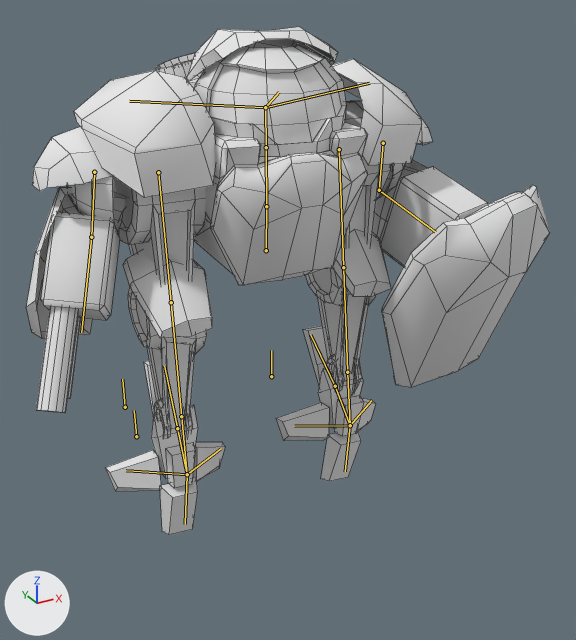
The Blender file client/Assets/Models/Units/BlendModels/PewPew.blend, before and after one commit.
Before and after are seen from a camera (50 mm lens) standing at (-9.31, -17.26, 16.01) and looking at (0.14, -0.09, 7.42). Lighting does not change. The marker at lower left points along +X, +Y and +Z. Both versions are drawn at frame 260 of the action 'Idle_00'; the numbers are the values there. The bones that bend it are drawn over the model as lines. Mesh edges are drawn as thin lines.
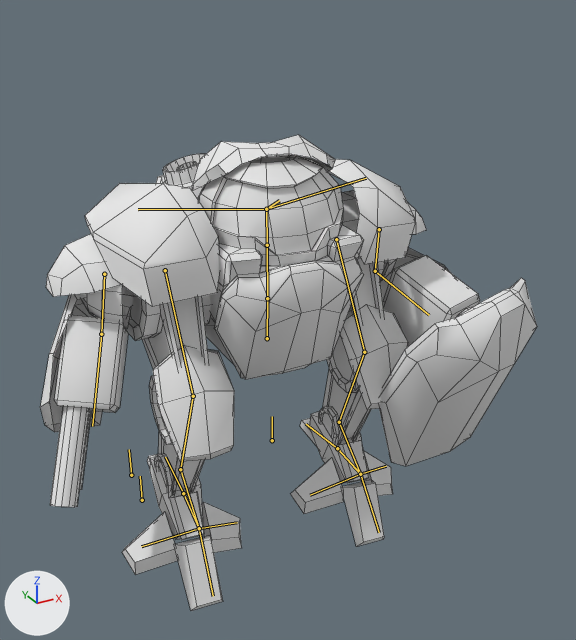
What the commit changed:
Bone 'spine' (bone_spine) moves from (-0.05, 5.63, -0.22) to (-0.03, 3.03, -0.12).
Bone 'R_leg.R' (bone_r_leg_r) moves from (0.59, -3.42, -4.59) to (0.45, -1.82, -2.55).
Bone 'R_leg_toe_back2' (bone_r_leg_toe_back2) turns from (0, 0, 0) to (-5, 0, 0) degrees about its own x, y and z.
Bone 'R-leg3.ik' (bone_r_leg3_ik) moves from (-0.1, -0.03, -0.29) to (0.21, 0.55, 0.15).
Bone 'R_arm.R' (bone_r_arm_r) moves from (0.43, -0.11, 5.82) to (0.43, -0.11, 3.22).
Bone 'R_leg.L' (bone_r_leg_l) moves from (-0.63, -3.42, -4.65) to (-0.49, -1.82, -2.61).
Bone 'L_leg_toe_back2' (bone_l_leg_toe_back2) turns from (0, 0, 0) to (-3, 0, 0) degrees about its own x, y and z.
Bone 'L-leg3.ik' (bone_l_leg3_ik) moves from (-0.1, 0.14, -0.39) to (-0.39, 0.58, 0.0).
Bone 'R_arm.L' (bone_r_arm_l) moves from (-0.17, -5.69, 0.07) to (-0.27, -3.09, 0.08).
Bone 'ankle_target.R' (bone_ankle_target_r) moves from (0.37, 0.1, -0.13) to (0.37, -2.5, -0.13).
Bone 'elbow_target.R' (bone_elbow_target_r) moves from (1.44, -0.97, -0.04) to (1.44, -3.56, -0.04).
Bone 'elbow_target.L' (bone_elbow_target_l) moves from (-2.48, -1.19, 0.0) to (-2.48, -3.79, 0.0).
Bone 'R_arm2.001' (bone_r_arm2_001) moves from (1.15, -3.82, 0.69) to (1.15, -1.24, 0.38).
Bone 'L_arm2.001' (bone_l_arm2_001) moves from (-0.73, -4.88, 0.7) to (-0.73, -2.3, 0.39).

Boxes [x1, y1, x2, y2] around the edits, measured in the pictures (576 x 640 px):
'mesh02', posed (6% shorter): before [26, 27, 550, 535]; after [40, 135, 537, 611]
bone 'spine', root to tip: before (266, 250) to (266, 206); after (267, 338) to (267, 298)
bone 'R_leg.R', root to tip: before (158, 172) to (171, 302); after (165, 270) to (193, 396)
bone 'R_leg_toe_back2', root to tip: before (177, 428) to (164, 366); after (183, 493) to (165, 457)
bone 'R_arm.R', root to tip: before (94, 172) to (91, 237); after (104, 274) to (101, 334)
bone 'R_leg.L', root to tip: before (339, 149) to (343, 267); after (336, 239) to (364, 352)
bone 'L_leg_toe_back2', root to tip: before (335, 386) to (310, 334); after (337, 448) to (306, 424)
bone 'R_arm.L', root to tip: before (383, 143) to (379, 190); after (379, 229) to (375, 271)
bone 'ankle_target.R', root to tip: before (136, 436) to (134, 410); after (142, 500) to (140, 476)
bone 'elbow_target.R', root to tip: before (125, 407) to (122, 379); after (131, 475) to (129, 449)
bone 'elbow_target.L', root to tip: before (271, 376) to (271, 350); after (272, 440) to (272, 416)
